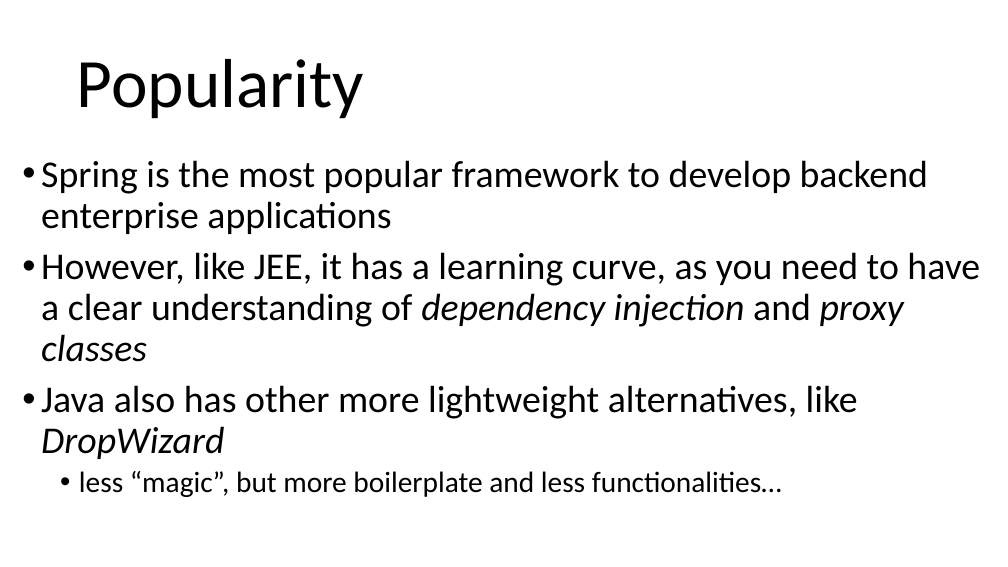
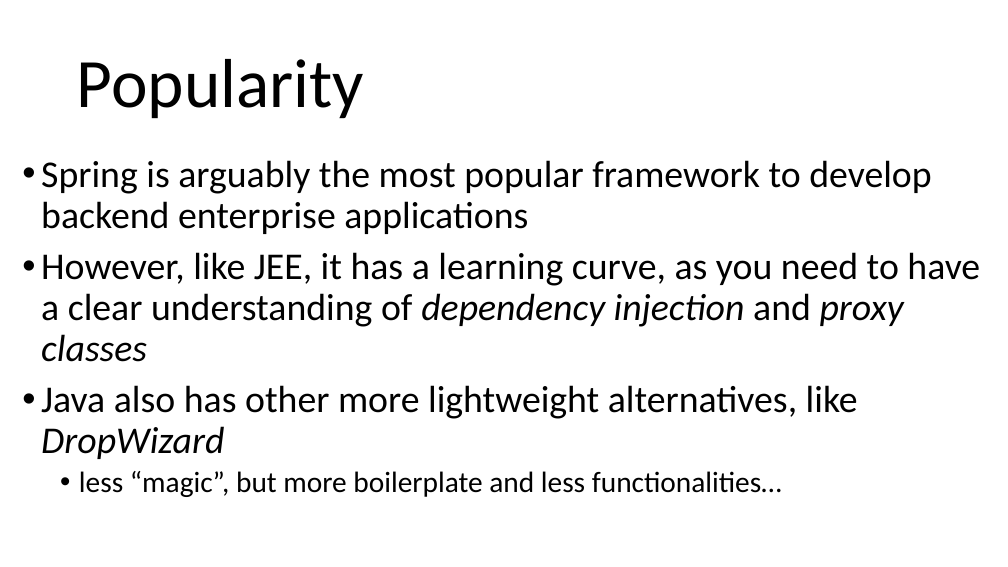
Before and after one commit to arcuri82/testing_security_development_enterprise_systems, a slide deck: slide 6 of doc/intro/slides/lesson_08_spring.pptx. Drawn at 1008x567 pixels with LibreOffice and Linux fonts; fonts in the diff are those of the drawing. Boxes give left, top, right and bottom in pixels: in the first picture for what was removed or moved away, otherwise in the second. Text is boxed around its words. In the diff, an @@ line names an element or a change of style, - is before the commit and + after.

```diff
--- a/doc/intro/slides/lesson_08_spring.pptx
+++ b/doc/intro/slides/lesson_08_spring.pptx
@@ text at [41,160,931,234]: text changed @@
-• Spring is the most popular framework to develop backend enterprise applications
+• Spring is arguably the most popular framework to develop backend enterprise applications
```
Also in this commit, not shown: 2 other slides changed, 8 other files.
